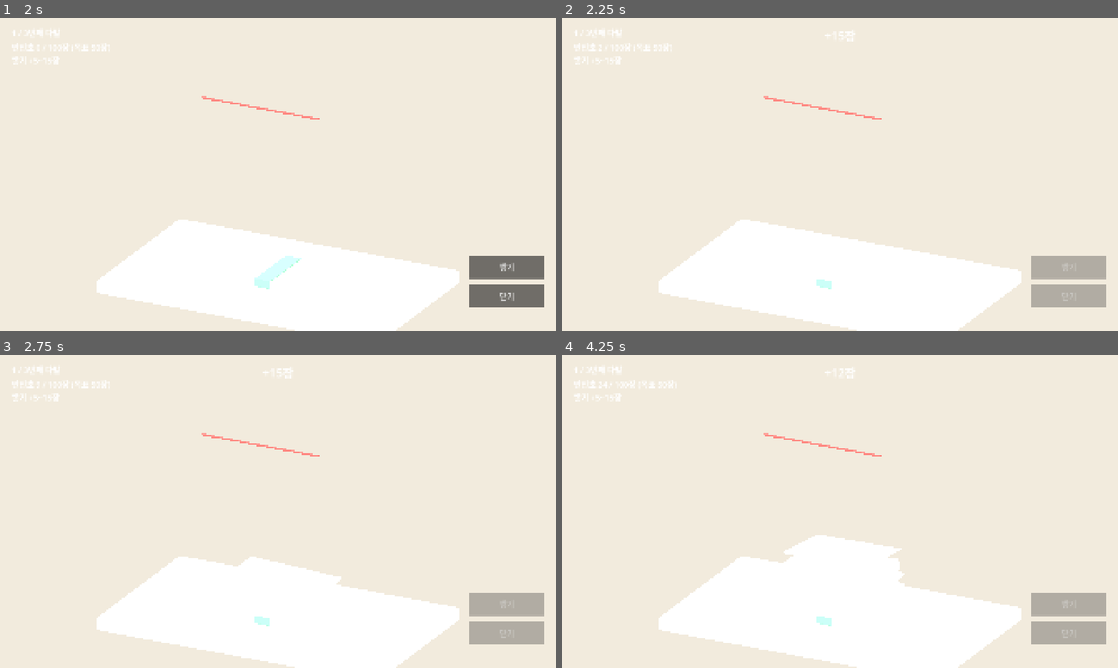
Above: before the commit, frames 1-4 (two rows, left to right).
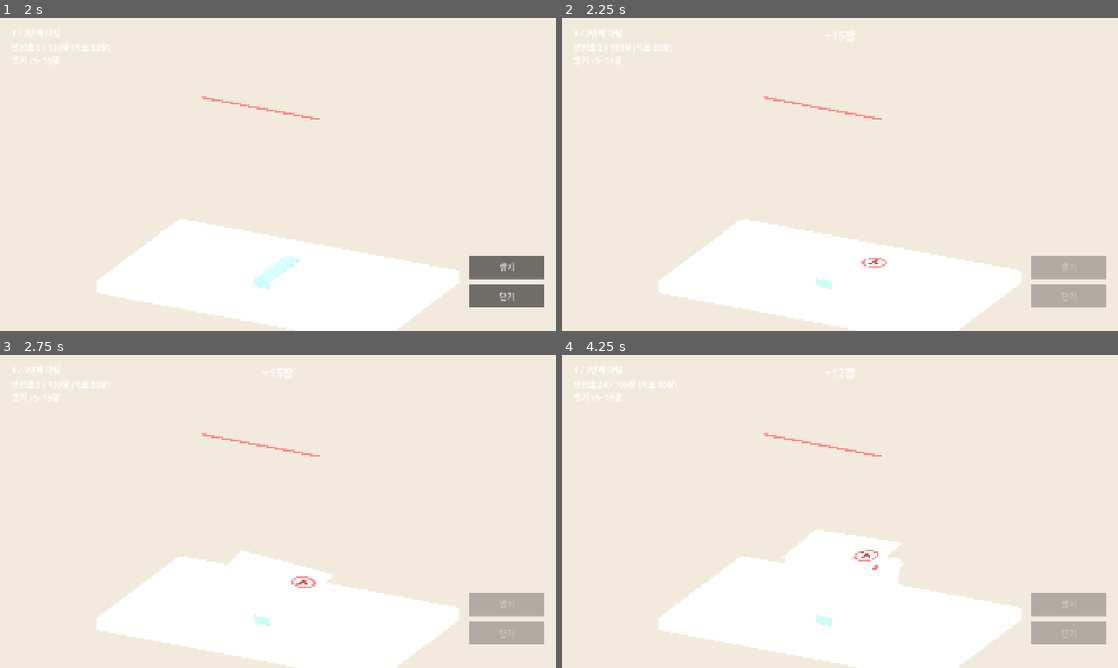
Above: after the commit, the same moments.

Repository: hahaha13791/mincho-game
Game: Godot game, scene res://minigames/sandwich_ballot/sandwich_ballot.tscn
The game is run twice, just before and just after one commit, with the same random seed, the same clock (stepped at 60 frames per second) and the same inputs. This scene is started directly instead of the project's main scene.
Inputs (mouse positions are in pixels of both pictures, inside the frame that each line leads up to):
- Up to frame 1 (2 s): click "닫기" at 0.5 s; click "시작" at 1.25 s
- Up to frame 2 (2.25 s): click "쌓기" at 2 s
- Up to frame 3 (2.75 s): no input
- Up to frame 4 (4.25 s): tap Enter at 2.75 s; move the mouse to (962, 495) at 2.77 s; click (962, 495) at 2.92 s; click "쌓기" at 3.5 s

Frame 1 is identical in both runs. In frame 2, less than 0.1% of the frame differs, in the area x 45-59%, y 76-84%; in frame 3, 0.3%; in frame 4, 0.4%, in the area x 39-62%, y 55-84%.

Commit message:
feat(minigames/sandwich_ballot): 쌓이는 종이에 빨간 기표, 묶기 전에 종이를 가지런히 정리
- 반민초 종이마다 빨간 '卜' 도장(민초 묶음 도장 반대편, 자리·각도 조금씩 다름)
- 닫을 때 삐져나온 종이를 전부 가운데로 반듯하게 모은 뒤 띠가 이어진다. 종이별 크기·밝기 차이와 장 사이 틈은 그대로라 옆면 구분선이 남는다

Co-Authored-By: Claude Sonnet 5.5 <noreply@anthropic.com>

Diff:
--- a/minigames/sandwich_ballot/props/paper_stack.gd
+++ b/minigames/sandwich_ballot/props/paper_stack.gd
@@ -1,7 +1,7 @@
 class_name PaperStack
 extends Node3D
 ## 샌드위치표 다발 겉모습과 쌓이는 연출. 로직은 reset / add_bundle / add_sheets / collapse만 쓴다.
-## 반민초 표 = 흰 종이 한 장씩, 민초 묶음 = 민트 띠지를 두른 흰 종이 덩어리(맨 위 묶음엔 민트 '卜' 도장).
+## 반민초 표 = 빨간 '卜' 도장이 찍힌 흰 종이 한 장씩, 민초 묶음 = 민트 띠지를 두른 흰 종이 덩어리(맨 위 묶음엔 민트 '卜' 도장).
 
 signal sheet_landed ## 종이 한 장이 내려앉을 때마다
 
@@ -11,6 +11,7 @@
 const DROP_FROM: float = 0.7 # 이만큼 위에서 떨어진다
 const STICK_OUT_CHANCE: float = 0.12 # 옆으로 삐져나오는 종이 비율
 const SLIDE_OFF_X: float = 5.6 # 버스트 때 종이가 미끄러져 나가는 거리. 탁자 반폭(5)보다 커야 한다
+const TIDY_TIME: float = 0.25 # 묶기 전에 종이를 가지런히 모으는 시간
 
 var bundle_xz: Vector2 = Vector2(3.2, 2.2)
 var sheet_h: float = 0.06
@@ -30,17 +31,16 @@
 	_floor_y = floor_y
 
 
-## 다발 완성: 위·아래 묶음의 띠지를 앞뒷면 세로 띠로 이어 묶는다(아래에서 위로 자라남)
+## 다발 완성: 삐져나온 종이를 가운데로 반듯하게 모은 뒤, 위·아래 묶음의 띠지를 앞뒷면 세로 띠로 이어 묶는다(아래에서 위로 자라남)
 func tie() -> void:
 	var h: float = _top_y - _floor_y
-	# 띠지가 조이면서 앞뒤(z)로 삐져나온 종이를 안으로 밀어 넣는다(띠지를 뚫고 보이지 않게)
-	var loose: Array[Node3D] = _sheets.filter(func(s: Node3D) -> bool: return absf(s.position.z) > 0.04 or absf(s.rotation.y) > 0.03)
-	if not loose.is_empty(): # 빈 Tween은 에러라 밀 종이가 있을 때만
-		var squeeze: Tween = create_tween().set_parallel(true)
-		for s in loose:
-			squeeze.tween_property(s, "position:z", clampf(s.position.z, -0.04, 0.04), 0.12)
-			squeeze.tween_property(s, "rotation:y", clampf(s.rotation.y, -0.03, 0.03), 0.12)
-		await squeeze.finished
+	# 종이를 탁탁 추려 가지런히. 종이마다 크기·밝기가 조금씩 달라 정리해도 옆면의 장 구분선은 남는다
+	if not _sheets.is_empty(): # 빈 Tween은 에러라 종이가 있을 때만
+		var tidy: Tween = create_tween().set_parallel(true).set_ease(Tween.EASE_OUT).set_trans(Tween.TRANS_QUAD)
+		for s in _sheets:
+			tidy.tween_property(s, "position", Vector3(0.0, s.position.y, 0.0), TIDY_TIME)
+			tidy.tween_property(s, "rotation", Vector3.ZERO, TIDY_TIME)
+		await tidy.finished
 	var t: Tween = create_tween().set_parallel(true)
 	for side in [1.0, -1.0]:
 		var pivot: Node3D = Node3D.new() # 밑면 기준으로 자라게
@@ -118,6 +118,11 @@
 	_sheets.append(sheet)
 	var shade: Color = PALETTE.paper.darkened(randf_range(0.0, 0.07)) # 장마다 미세하게 달라 옆면에 결이 생긴다
 	_add_box(sheet, Vector3(bundle_xz.x * randf_range(0.97, 1.0), sheet_h * 0.85, bundle_xz.y * randf_range(0.97, 1.0)), Vector3.ZERO, shade)
+	var mark: Node3D = STAMP_MARK.instantiate() # 반민초 기표: 기본 인주색(빨강). 민초 묶음 도장(왼쪽)과 반대편에 손으로 찍은 듯
+	mark.scale = Vector3.ONE * 1.6
+	mark.position = Vector3(randf_range(0.7, 1.0), sheet_h * 0.425 + 0.003, randf_range(-0.2, 0.2))
+	mark.rotation.y = randf_range(-0.35, 0.35)
+	sheet.add_child(mark)
 	var rest_pos: Vector3 = Vector3(randf_range(-0.04, 0.04), y, randf_range(-0.04, 0.04))
 	var rest_rot: Vector3 = Vector3(0, randf_range(-0.03, 0.03), 0)
 	if randf() < STICK_OUT_CHANCE: # 삐져나온 종이: 한쪽으로 크게 밀리고 끝이 살짝 들림
